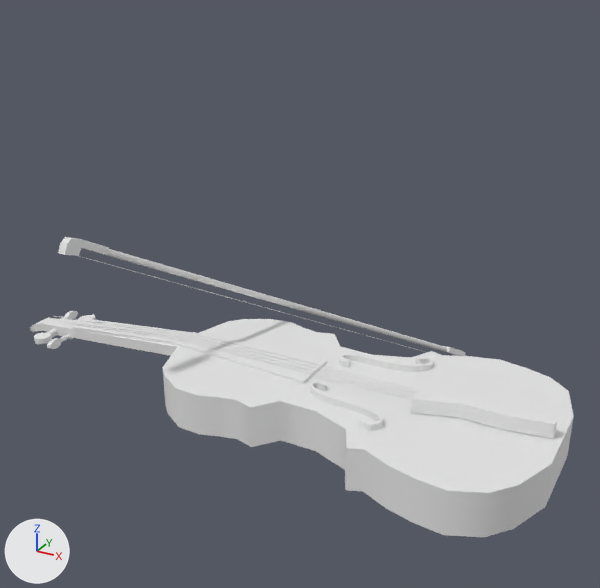
Before and after pictures for a commit that changed the FBX model Assets/Models/violonarchet.FBX.
Before and after are seen from a 50 mm camera at (1.601, -1.934, 0.67) aimed at (0.977, -0.8, 0.103). Every picture has the same lights, and +X, +Y and +Z are marked at lower left.
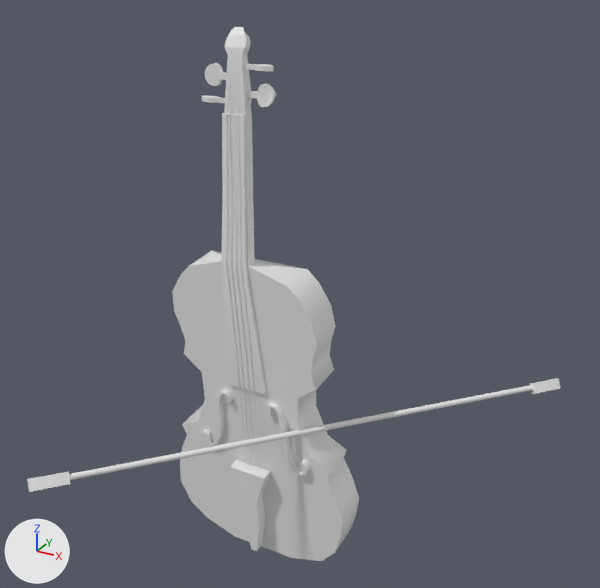
ob_archet is not drawn itself; it is the parent of ob_corde, ob_basearchet, ob_bouts.
ob_violon is not drawn itself; it is the parent of ob_cordes, ob_corps, ob_detailsnoirs.

Pixel boxes [x1, y1, x2, y2] of what changed, in the pictures (600 x 588 px):
'corps', moved, turned: before [30, 311, 574, 537]; after [172, 27, 359, 561]
'Box008', moved, turned: before [72, 319, 327, 384]; after [222, 113, 266, 395]
'Box009', moved, turned: before [410, 376, 557, 439]; after [230, 460, 271, 551]
'baseArchet', moved, turned: before [82, 248, 456, 355]; after [69, 382, 558, 480]
'cordes', moved, turned: before [54, 316, 417, 400]; after [226, 78, 261, 468]
'Box007', moved, turned: before [310, 381, 383, 431]; after [202, 389, 233, 446]
'Box006', moved, turned: before [339, 353, 433, 372]; after [265, 403, 309, 476]
'Object003', moved, turned: before [58, 237, 109, 256]; after [27, 471, 70, 492]
'Object002', moved, turned: before [444, 346, 466, 356]; after [530, 378, 561, 394]
'corde', moved, turned (not visible afterwards): before [79, 256, 425, 352]

Edits to the bpy script that builds the scene:
```text
Change ob_violon:
    ob_violon.parent: ob_violonarchet -> ob_violonarchet_1
    ob_violon.location: (0.0, -7.228, -0.725) -> (-3.396, 0.303, 0.0)
    ob_violon.rotation_euler: (0.0, 0.0, 0.0) -> (0.0, 1.658, -1.571)  # degrees (0, 0, 0) -> degrees (0, 95, -90)
Change ob_archet:
    ob_archet.parent: ob_violonarchet -> ob_violonarchet_1
    ob_archet.location: (-0.115, 0.0, 0.0) -> (1.217, 1.367, -6.979)
    ob_archet.rotation_euler: (-0.195, 0.489, 1.173) -> (1.016, -0.00542, 0.831)  # degrees (-11, 28, 67) -> degrees (58, -0.3, 48)
Add ob_violonarchet_1:
    ob_violonarchet_1 = bpy.data.objects.new('violonarchet', None)
    ob_violonarchet_1.location = (1.02, -0.9, 0.07)
    ob_violonarchet_1.scale = (0.0254, 0.0254, 0.0254)
```
